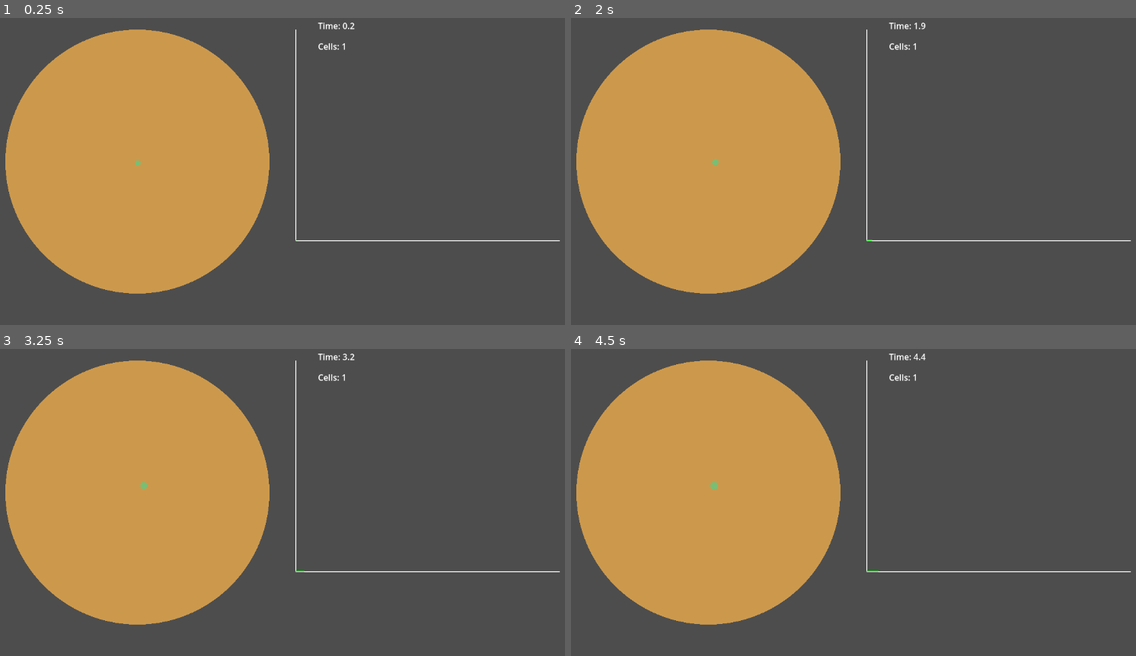
Above: before the commit, frames 1-4 (two rows, left to right).
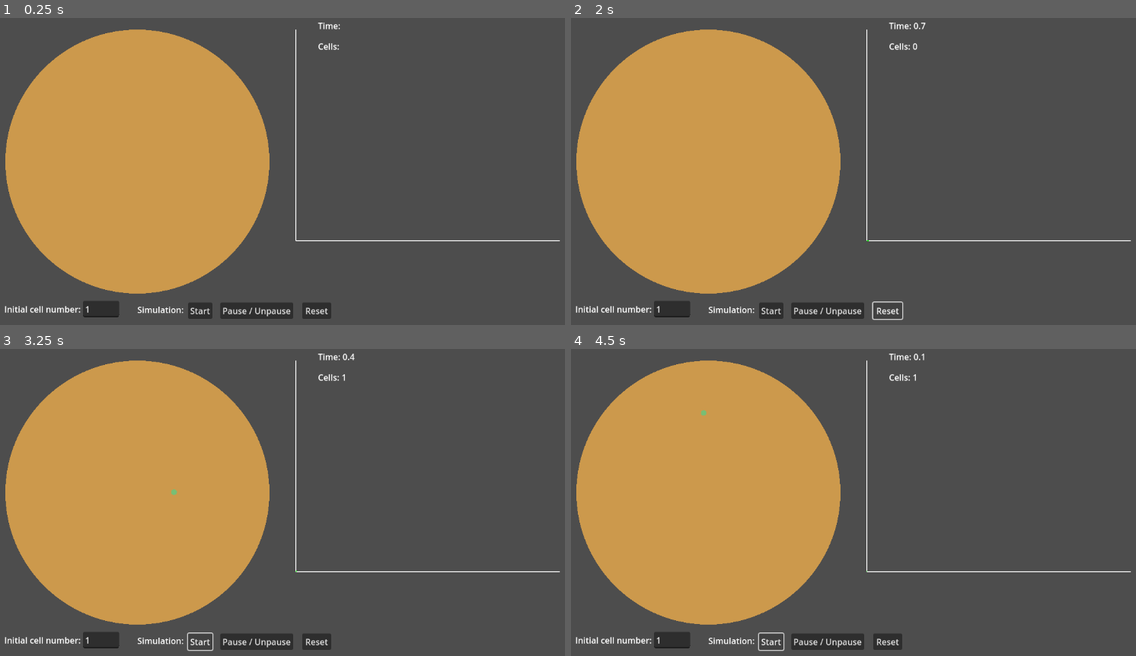
Above: after the commit, the same moments.

Repository: MathCool974/cells-godot
Game: Godot game, scene res://main.tscn
Two runs of this game, one before a commit and one after it. Both use one fixed random seed, a clock stepped at 60 frames per second and the inputs below.
Inputs (mouse positions are in pixels of both pictures, inside the frame that each line leads up to):
- Up to frame 1 (0.25 s): no input
- Up to frame 2 (2 s): click (825, 309) at 0.5 s, where only the run after the commit has a clickable "Pause / Unpause"; click (887, 309) at 1.25 s, where only the run after the commit has a clickable "Reset"
- Up to frame 3 (3.25 s): click (197, 640) at 2 s, where only the run after the commit has a clickable "Start"; click (197, 640) at 2.75 s, where only the run after the commit has a clickable "Start"
- Up to frame 4 (4.5 s): click (768, 640) at 3.5 s, where only the run after the commit has a clickable "Start"; tap Enter at 4.25 s

The runs differ from the first frame. In frame 1, 1.7% of the frame differs, in the area x 0-63%, y 1-99%; in frame 2, 1.6%; in frame 3, 1.6%; in frame 4, 1.6%.

Commit message:
Cleanup
Cleaning up the code and adding a few things.

Now we have 3 genes : lifetime, division time, growth_rate.

Also we have buttons and an input zone for the initialization of the sim

Diff:
--- a/cell.gd
+++ b/cell.gd
@@ -8,6 +8,7 @@
 @export var velocity_damping_factor: float = .1 # Dampin velocity so that cells don't fly off@
 @export var move_speed: float = 10 # Velocity of cell movement
 @export var average_lifetime: float = 10.0  # λ: Average time before death (in seconds)
+@export var division_time: float = 10 # Cells will divide after a given time
 @export var mutation_probability: float = .5
 # The dish parameters
 @export var dish_size: float = 300
@@ -16,18 +17,31 @@
 @export var cell_collision: CollisionShape2D
 # Timer for cell death (suivra une loi de durée de vie sans vieillissement (ou loi exponentielle))
 @export var death_timer: Timer
+# Cell will divide after a given time
+@export var division_timer: Timer
 
 # Reference to the cell scene (for the divide function)
 var cell_scene: PackedScene
 # Dynamic radius parameter for the cell
 var cell_radius: float
 
-# Color gene
+# The genes
 var genes = {
-	"color": Color(0.2, 0.8, 0.2),  # Initial color gene
-	"growth_rate": growth_rate,
-	"average_lifetime": average_lifetime
+	"division_time": division_time,
+	"average_lifetime": average_lifetime,
+	"growth_rate": growth_rate
 }
+var mutation_probabilities = {
+	"division_time": .5,
+	"average_lifetime": .5,
+	"growth_rate": .5
+}
+var mutation_impacts = {
+	"division_time": 5, # Plus or Minus 5 seconds
+	"average_lifetime": .5, # Plus or minus 5 seconds
+	"growth_rate": .5 # Plus or minus .5 px per second
+}
+
 
 ####################################################################################################
 
@@ -47,20 +61,18 @@
 		points.append(point)
 	cell_polygon.polygon = points # Assigning the points of the circle
 	cell_polygon.color = cell_color  # Set the color
-	# Setup the the timer
+	# Setup the the timers
 	set_lifetime()
+	set_division_time()
+	set_growth_rate()
 
 func _process(delta):
-	# Cell growth
-	if cell_radius > max_size: # If max size then divide
-		divide_cell()
-	else: # Else we can grow the cell
-		if growth_rate > 0:
-			cell_radius += randf() * growth_rate * delta  # Increase the radius over time
+	if growth_rate > 0: # If the cell grows
+			cell_radius += growth_rate * delta  # Increase the radius over time
 			update_cell_polygon()  # Update the polygon to match the new radius
 
 	# Adding a random velocity (Brownian motion sim)
-	velocity += Vector2(1-2*randf(), 1-2*randf()).normalized() * randf()*move_speed
+	velocity += Vector2(1-2*randf(), 1-2*randf()) * move_speed
 	# Damping the velocity
 	velocity *= 1 - velocity_damping_factor
 	# Make the cells stay in the dish
@@ -74,14 +86,26 @@
 ####################################################################################################
 
 func set_lifetime(): # I have to rechck the math on that
-	var lifetime = -log(randf()) * average_lifetime  # Exponential distribution
+	var lifetime = -log(randf()) * genes["average_lifetime"]  # Exponential distribution
 	death_timer.wait_time = lifetime
 	death_timer.one_shot = true
 	death_timer.start()
 	death_timer.timeout.connect(_on_death_timer_timeout)
 
+func set_division_time():
+	division_timer.wait_time = genes["division_time"]
+	division_timer.one_shot = true
+	division_timer.start()
+	division_timer.timeout.connect(_on_division_timer_timeout)
+
+func set_growth_rate():
+	growth_rate = genes["growth_rate"]
+
 func _on_death_timer_timeout():
 	queue_free()  # Remove the cell on timeout
+
+func _on_division_timer_timeout():
+	divide_cell()  # Remove the cell on timeout
 
 func update_cell_polygon():
 	# Update the visual representation of the cell
@@ -108,32 +132,12 @@
 		# Set new properties for the cells
 		new_cell1.position = position + Vector2(randf_range(-10, 10), randf_range(-10, 10))
 		new_cell2.position = position + Vector2(randf_range(-10, 10), randf_range(-10, 10))
-
-		# Mutate color gene
-		if randf() < mutation_probability:
-			new_cell1.genes["color"] = mutate_color_gene(genes["color"])
-		if randf() < mutation_probability:
-			new_cell2.genes["color"] = mutate_color_gene(genes["color"])
-		# Apply the inherited/mutated color gene
-		new_cell1.cell_color = new_cell1.genes["color"]
-		new_cell2.cell_color = new_cell2.genes["color"]
-		# Mutate growth rate gene
-		if randf() < mutation_probability:
-			new_cell1.genes["growth_rate"] = mutate_growth_gene(genes["growth_rate"])
-		if randf() < mutation_probability:
-			new_cell2.genes["growth_rate"] = mutate_growth_gene(genes["growth_rate"])
-		# Apply the inherited/mutated color gene
-		new_cell1.growth_rate = new_cell1.genes["growth_rate"]
-		new_cell2.growth_rate = new_cell2.genes["growth_rate"]
-		# Mutate average lifetime
-		if randf() < mutation_probability:
-			new_cell1.genes["average_lifetime"] = mutate_growth_gene(genes["average_lifetime"])
-		if randf() < mutation_probability:
-			new_cell2.genes["average_lifetime"] = mutate_growth_gene(genes["average_lifetime"])
-		# Apply the inherited/mutated color gene
-		new_cell1.average_lifetime = new_cell1.genes["average_lifetime"]
-		new_cell2.average_lifetime = new_cell2.genes["average_lifetime"]
-
+		# Mutate the genes
+		for gene in genes:
+			if randf() < mutation_probabilities[gene]:
+				new_cell1.genes[gene] = mutate_gene(gene)
+			if randf() < mutation_probabilities[gene]:
+				new_cell2.genes[gene] = mutate_gene(gene)
 		# Add the new cell instance as a child to the current scene
 		get_tree().current_scene.add_child(new_cell1)
 		get_tree().current_scene.add_child(new_cell2)
@@ -143,23 +147,7 @@
 	# Remove the original cell after division
 	queue_free()
 
-func mutate_color_gene(original_color):
-	var mutated_color = original_color
-	mutated_color.r += randf_range(-0.3, 0.3)
-	mutated_color.g += randf_range(-0.3, 0.3)
-	mutated_color.b += randf_range(-0.3, 0.3)
-	# Ensure the color values stay within the valid range [0, 1]
-	mutated_color.r = clamp(mutated_color.r, 0.0, 1.0)
-	mutated_color.g = clamp(mutated_color.g, 0.0, 1.0)
-	mutated_color.b = clamp(mutated_color.b, 0.0, 1.0)
-	return mutated_color
-
-func mutate_growth_gene(original_growth_rate):
-	var mutated_growth_rate = original_growth_rate
-	mutated_growth_rate += randf_range(-1, 1)
-	return mutated_growth_rate
-
-func mutate_lifetime_gene(original_lifetime_rate):
-	var mutated_lifetime_rate = original_lifetime_rate
-	mutated_lifetime_rate += randf_range(-5, 5)
-	return mutated_lifetime_rate
+func mutate_gene(gene: String):
+	var mutated_gene = genes[gene]
+	mutated_gene += randf_range(-mutation_impacts[gene], mutation_impacts[gene])
+	return mutated_gene
--- a/cell.tscn
+++ b/cell.tscn
@@ -4,17 +4,17 @@
 
 [sub_resource type="CircleShape2D" id="CircleShape2D_i4ayj"]
 
-[node name="Cell" type="CharacterBody2D" node_paths=PackedStringArray("cell_polygon", "cell_collision", "death_timer")]
+[node name="Cell" type="CharacterBody2D" node_paths=PackedStringArray("cell_polygon", "cell_collision", "death_timer", "division_timer")]
 script = ExtResource("1_x0ubs")
-growth_rate = 2.0
+growth_rate = 0.0
+max_size = 10.0
 cell_color = Color(0.474621, 0.74894, 0.455359, 1)
-velocity_damping_factor = 0.07
-move_speed = 15.0
-average_lifetime = 20.0
+average_lifetime = 15.0
 dish_size = 240.0
 cell_polygon = NodePath("Polygon2D")
 cell_collision = NodePath("CollisionShape2D")
-death_timer = NodePath("Timer")
+death_timer = NodePath("DeathTimer")
+division_timer = NodePath("DivisionTimer")
 
 [node name="CollisionShape2D" type="CollisionShape2D" parent="."]
 shape = SubResource("CircleShape2D_i4ayj")
@@ -22,4 +22,6 @@
 [node name="Polygon2D" type="Polygon2D" parent="."]
 polygon = PackedVector2Array(0, 10, 6, 8, 9, 4, 10, 0, 9, -4, 6, -8, 0, -10, -6, -8, -9, -4, -10, 0, -9, 4, -6, 8)
 
-[node name="Timer" type="Timer" parent="."]
+[node name="DeathTimer" type="Timer" parent="."]
+
+[node name="DivisionTimer" type="Timer" parent="."]
--- a/main.gd
+++ b/main.gd
@@ -16,12 +16,17 @@
 @onready var line_chart = $LinePlot  # Reference to the Line2D node
 @onready var axis_x = $AxisX # x axis
 @onready var axis_y = $AxisY # y axis
+@onready var init_cell_count_input = $InitCellNumb
+@onready var start_button = $SimulationControlLabel/StartButton
+@onready var pause_button = $SimulationControlLabel/PauseButton
+@onready var stop_button = $SimulationControlLabel/StopButton
 # Dynamic variables
 var time_elapsed: float = 0
 var next_plot_time: float = 0
 var data_points = []  # List to store the time and cell count data
 var axis_x_points = [Vector2(0,0), Vector2(500,0)]
 var axis_y_points = [Vector2(0,0), Vector2(0,-400)]
+var simulation_is_running: bool = false
 
 func _ready():
 	# Settting up the chart
@@ -44,27 +49,70 @@
 	# Set the color of the polygon (change to any color you like)
 	petri_dish_polygon.color = petri_dish_color
 
+	# Connect the buttons' pressed signal
+	start_button.connect("pressed", Callable(self, "_on_start_button_pressed"))
+	pause_button.connect("pressed", Callable(self, "_on_pause_button_pressed"))
+	stop_button.connect("pressed", Callable(self, "_on_reset_button_pressed"))
+
 func _process(delta):
-	time_elapsed += delta # Counting the simulation time
-	# Counting the cells
-	var cell_count = get_tree().get_nodes_in_group("cells").size()
-	# Update label
-	cell_count_label.text = "Cell Count: " + str(cell_count)
-	# Adding the new data point
-	if time_elapsed > next_plot_time: # We add the points everyonce in a while to prevent overload
-		data_points.append(Vector2(time_elapsed*line_chart_step_size, -cell_count))
-		next_plot_time += plot_time_interval
+	if simulation_is_running:
+		time_elapsed += delta # Counting the simulation time
+		# Counting the cells
+		var cell_count = get_tree().get_nodes_in_group("cells").size()
+		# Update label
+		cell_count_label.text = "Cell Count: " + str(cell_count)
+		# Adding the new data point
+		if time_elapsed > next_plot_time: # We add the points everyonce in a while to prevent overload
+			data_points.append(Vector2(time_elapsed*line_chart_step_size, -cell_count))
+			next_plot_time += plot_time_interval
 
-	# Keep only the last points (up to limit) to prevent memory issues
-	if data_points.size() > point_number_memory:
-		data_points.pop_front()
+		# Keep only the last points (up to limit) to prevent memory issues
+		if data_points.size() > point_number_memory:
+			data_points.pop_front()
 
-	# Update the time label
-	time_elapsed_label.text = "Time: " + remove_trailing_zeros(str(float(int(time_elapsed*10))/10))
-	# Update the label to show the current number of cells
-	cell_count_label.text = "Cells: " + str(cell_count)
-	# Update the Line2D with the new data points
-	line_chart.points = data_points
+		# Update the time label
+		time_elapsed_label.text = "Time: " + remove_trailing_zeros(format_to_one_decimals(time_elapsed))
+		# Update the label to show the current number of cells
+		cell_count_label.text = "Cells: " + str(cell_count)
+		# Update the Line2D with the new data points
+		line_chart.points = data_points
 
-func remove_trailing_zeros(s):
-	return s.rstrip("0").rstrip(".") if "." in s else s
+func remove_trailing_zeros(value):
+	return value.rstrip("0").rstrip(".") if "." in value else value
+func format_to_one_decimals(value):
+	return str(float(int(value * 10)) / 10)
+
+func _on_start_button_pressed():
+	# Read the input value
+	var initial_cell_count = init_cell_count_input.text.to_int()
+	# Validate the input
+	if initial_cell_count <= 0:
+		print("Please enter a valid number of cells.")
+		return
+	# Start the simulation with the specified number of cells
+	start_simulation(initial_cell_count)
+
+func _on_pause_button_pressed():
+	simulation_is_running = not simulation_is_running
+
+func _on_reset_button_pressed():
+	# Pause the simulation
+	simulation_is_running = false
+	# Clear any existing cells
+	for cell in get_tree().get_nodes_in_group("cells"):
+		cell.queue_free()
+	# Reset simulation parameters
+	time_elapsed = 0
+	next_plot_time = 0
+	data_points = []
+
+func start_simulation(cell_count):
+	_on_reset_button_pressed()
+	# Create the initial cells
+	for useless_var in range(cell_count):
+		var new_cell = cell_scene.instantiate()
+		new_cell.position = Vector2(randf_range(-petri_dish_size, petri_dish_size), randf_range(-petri_dish_size, petri_dish_size))
+		add_child(new_cell)
+		new_cell.add_to_group("cells")
+	# Start the simulation logic
+	simulation_is_running = true
--- a/main.tscn
+++ b/main.tscn
@@ -22,12 +22,14 @@
 offset_top = -269.0
 offset_right = 497.0
 offset_bottom = -238.0
+text = "Time:"
 
 [node name="CountLabel" type="Label" parent="."]
 offset_left = 342.0
 offset_top = -230.0
 offset_right = 497.0
 offset_bottom = -199.0
+text = "Cells:"
 
 [node name="AxisX" type="Line2D" parent="."]
 position = Vector2(300, 150)
@@ -38,8 +40,49 @@
 [node name="LinePlot" type="Line2D" parent="."]
 position = Vector2(300, 150)
 
-[node name="Cell" parent="." instance=ExtResource("2_l3l86")]
-growth_rate = 1.0
-velocity_damping_factor = 0.1
-move_speed = 10.0
-average_lifetime = 20.0
+[node name="InitCellNumbLabel" type="Label" parent="."]
+offset_left = -252.0
+offset_top = 268.0
+offset_right = -103.0
+offset_bottom = 291.0
+text = "Initial cell number: "
+
+[node name="InitCellNumb" type="LineEdit" parent="."]
+offset_left = -102.714
+offset_top = 263.968
+offset_right = -34.1518
+offset_bottom = 294.968
+text = "1"
+
+[node name="SimulationControlLabel" type="Label" parent="."]
+offset_top = 269.0
+offset_right = 88.0
+offset_bottom = 292.0
+text = "Simulation:"
+
+[node name="StartButton" type="Button" parent="SimulationControlLabel"]
+layout_mode = 0
+offset_left = 96.0
+offset_top = -2.0
+offset_right = 142.0
+offset_bottom = 29.0
+text = "Start
+"
+
+[node name="PauseButton" type="Button" parent="SimulationControlLabel"]
+layout_mode = 0
+offset_left = 157.0
+offset_top = -2.0
+offset_right = 203.0
+offset_bottom = 29.0
+text = "Pause / Unpause
+"
+
+[node name="StopButton" type="Button" parent="SimulationControlLabel"]
+layout_mode = 0
+offset_left = 312.0
+offset_top = -2.0
+offset_right = 367.0
+offset_bottom = 29.0
+text = "Reset
+"
